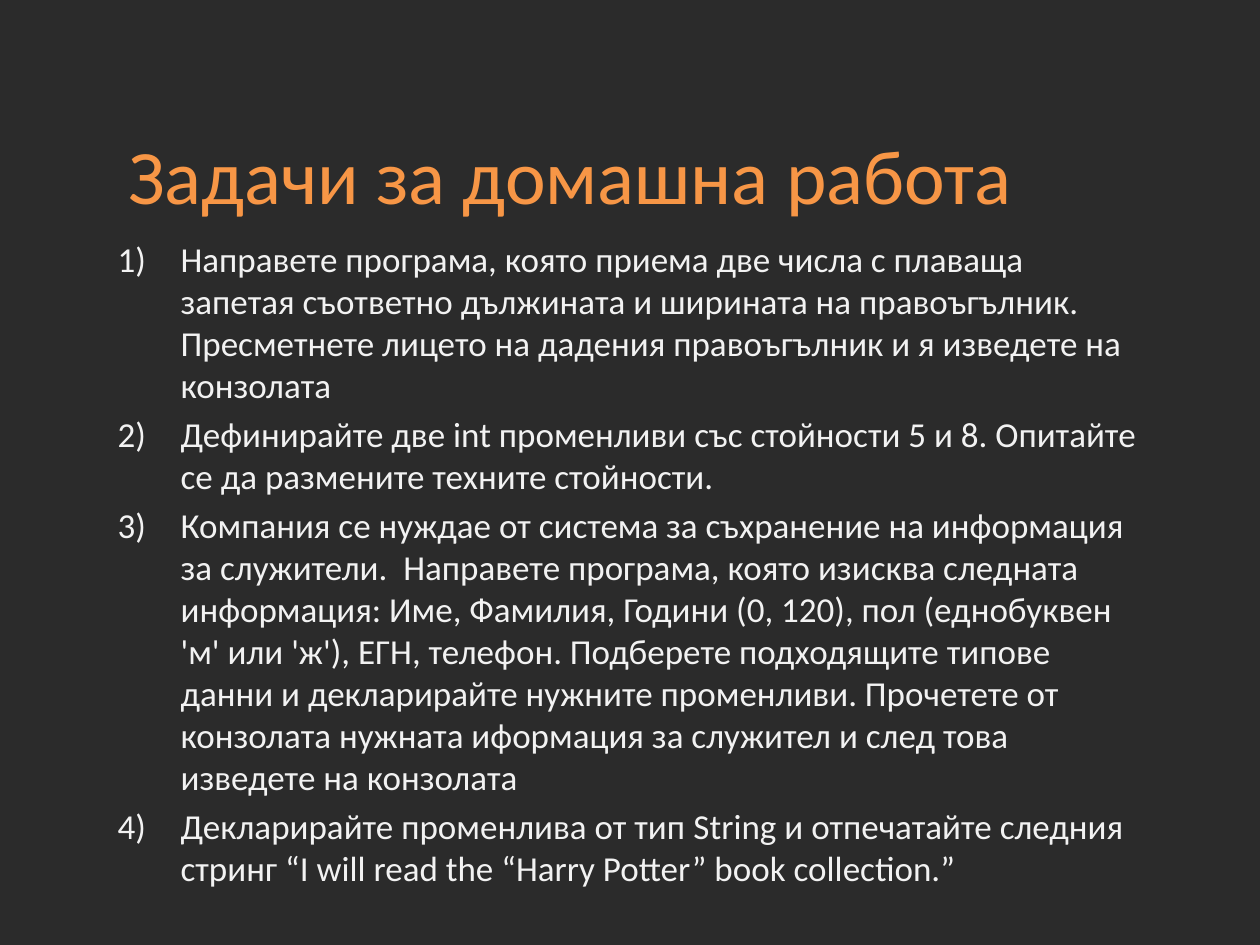
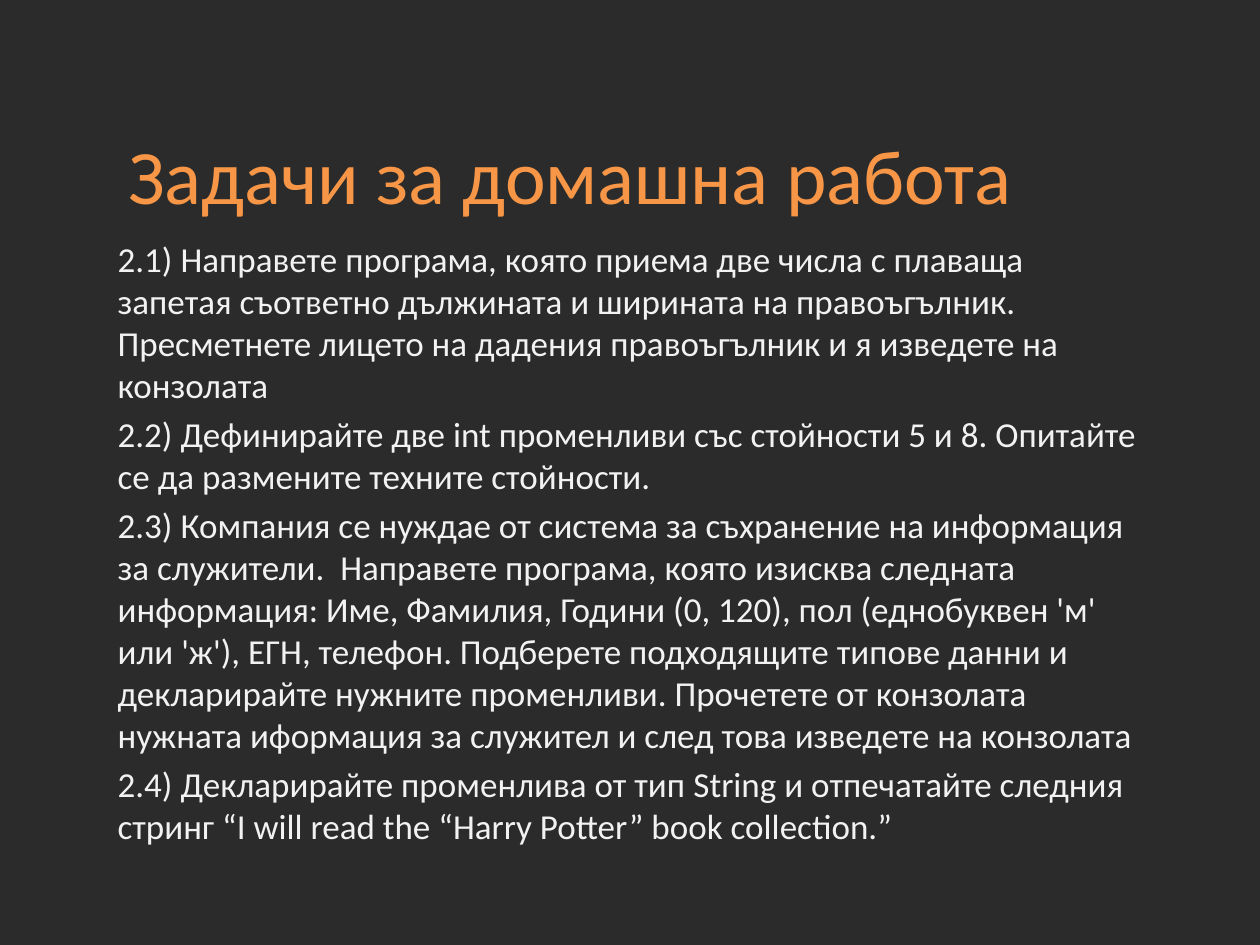
Before and after one commit to Academy-Soft-Intellect/Java-Course, a slide deck: slide 28 of 02-JAVA-Basics.pptx. Drawn at 1260x945 pixels with LibreOffice and Linux fonts; fonts in the diff are those of the drawing; background and template pictures are left out; a plain dark background stands for a picture behind light text. Boxes give left, top, right and bottom in pixels: in the first picture for what was removed or moved away, otherwise in the second. Text is boxed around its words. In the diff, an @@ line names an element or a change of style, - is before the commit and + after.

```diff
--- a/02-JAVA-Basics.pptx
+++ b/02-JAVA-Basics.pptx
@@ text at (x1=118, y1=246, x2=1135, y2=845): text changed @@
-1) Направете програма, която приема две числа с плаваща запетая съответно дължината и ширината на правоъгълник. Пресметнете лицето на дадения правоъгълник и я изведете на конзолата
-2) Дефинирайте две int променливи със стойности 5 и 8. Опитайте се да размените техните стойности.
-3) Компания се нуждае от система за съхранение на информация за служители. Направете програма, която изисква следната информация: Име, Фамилия, Години (0, 120), пол (еднобуквен 'м' или 'ж'), ЕГН, телефон. Подберете подходящите типове данни и декларирайте нужните променливи. Прочетете от конзолата нужната иформация за служител и след това изведете на конзолата
-4) Декларирайте променлива от тип String и отпечатайте следния стринг “I will read the “Harry Potter” book collection.”
+2.1) Направете програма, която приема две числа с плаваща запетая съответно дължината и ширината на правоъгълник. Пресметнете лицето на дадения правоъгълник и я изведете на конзолата
+2.2) Дефинирайте две int променливи със стойности 5 и 8. Опитайте се да размените техните стойности.
+2.3) Компания се нуждае от система за съхранение на информация за служители. Направете програма, която изисква следната информация: Име, Фамилия, Години (0, 120), пол (еднобуквен 'м' или 'ж'), ЕГН, телефон. Подберете подходящите типове данни и декларирайте нужните променливи. Прочетете от конзолата нужната иформация за служител и след това изведете на конзолата
+2.4) Декларирайте променлива от тип String и отпечатайте следния стринг “I will read the “Harry Potter” book collection.”
```
Also in this commit, not shown: 2 other slides changed, 19 other files.
